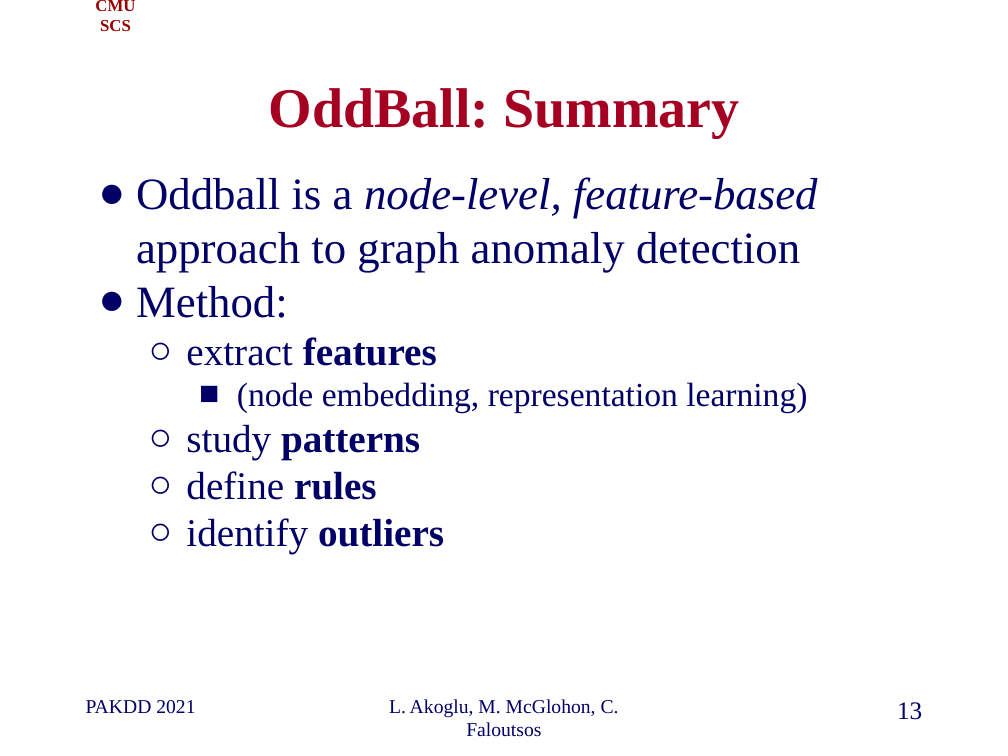
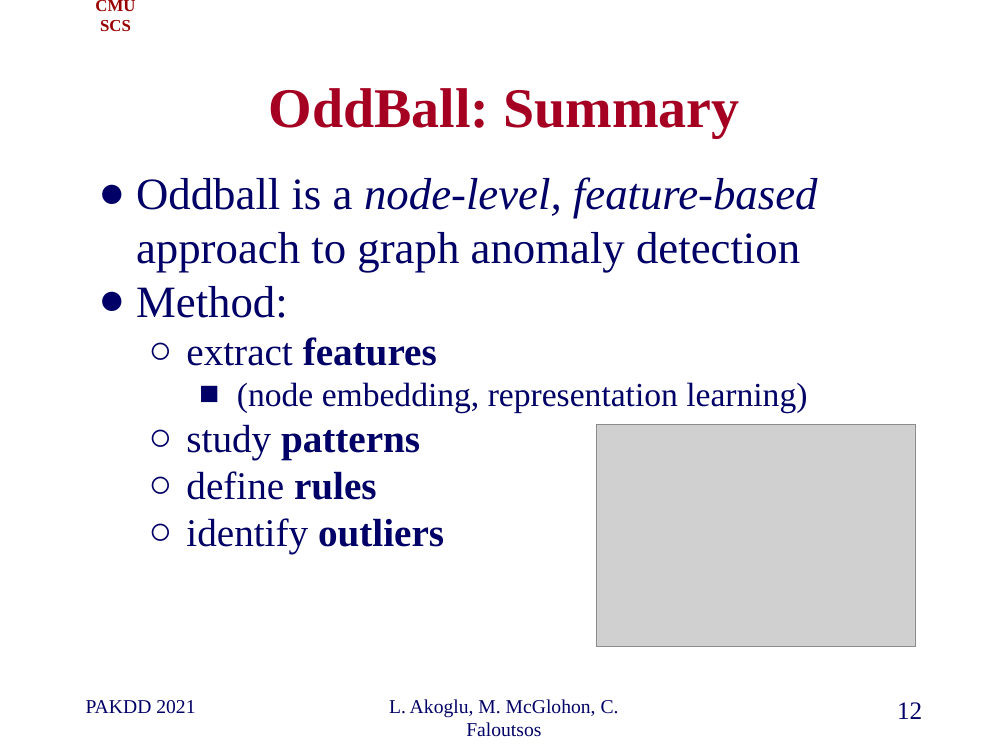
Before and after one commit to cfaloutsos/2021-pakdd-ToT, a slide deck: slide 12 of P1_past_OddBall_ToT.pptx (slide 13 before the commit). Drawn at 1008x756 pixels with LibreOffice and Linux fonts; fonts in the diff are those of the drawing; grey boxes stand for pictures; background and template pictures are left out. Boxes give left, top, right and bottom in pixels: in the first picture for what was removed or moved away, otherwise in the second. Text is boxed around its words. In the diff, an @@ line names an element or a change of style, - is before the commit and + after.

```diff
--- a/P1_past_OddBall_ToT.pptx
+++ b/P1_past_OddBall_ToT.pptx
@@ picture added at bbox=[597, 424, 916, 647] @@
@@ page number at bbox=[897, 702, 922, 719]: text changed @@
-13
+12
```
Also in this commit, not shown: 2 other slides changed, 2 slides removed.
